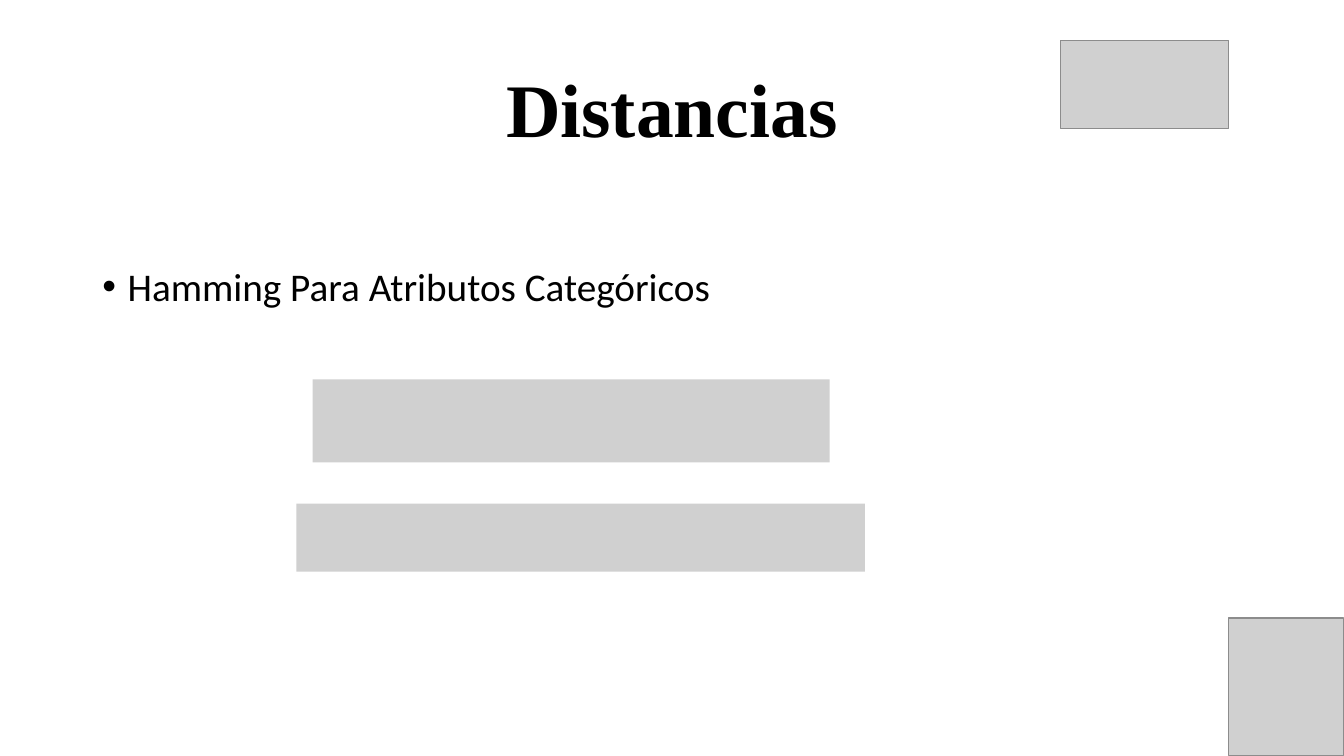
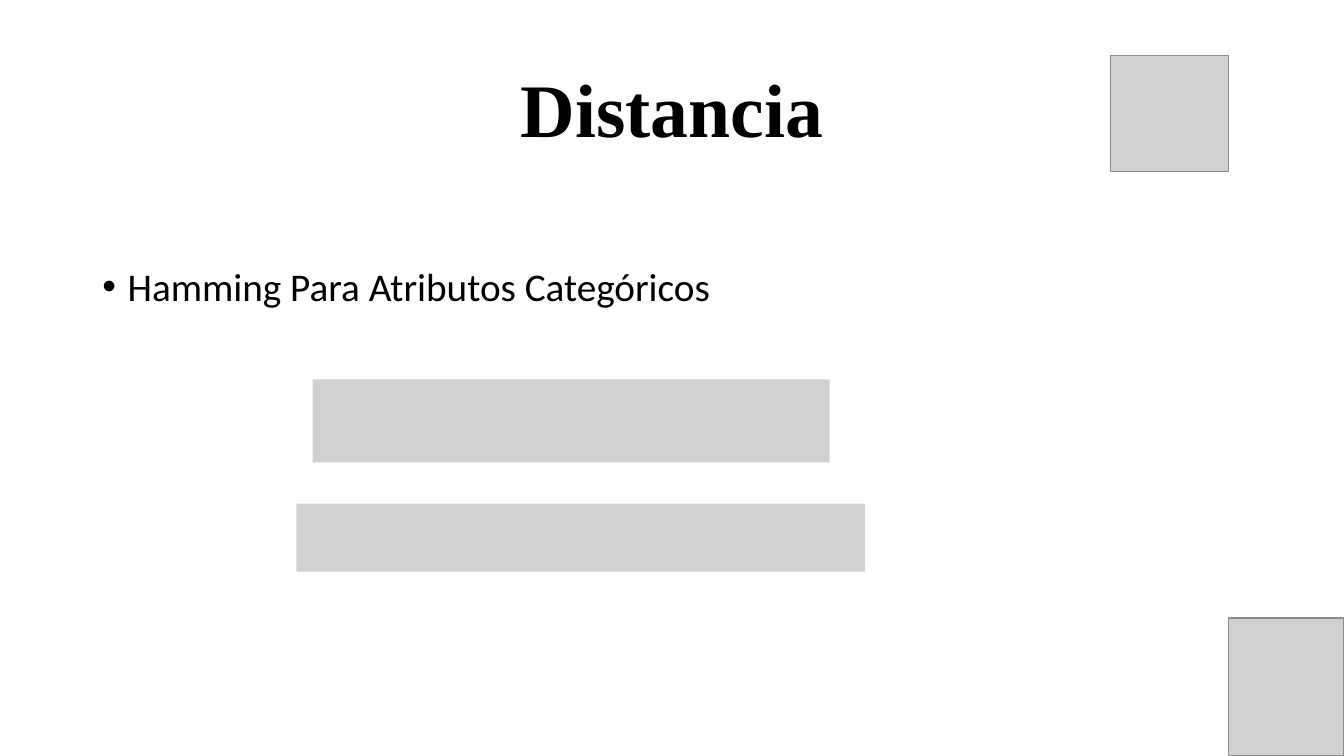
Before and after one commit to RannieryDias/IA_PROJETO, a slide deck: slide 9 of IA_PROJETO/artefatos/Projeto Apresentação.pptx (slide 8 before the commit). Drawn at 1344x756 pixels with LibreOffice and Linux fonts; fonts in the diff are those of the drawing; grey boxes stand for pictures. Boxes give left, top, right and bottom in pixels: in the first picture for what was removed or moved away, otherwise in the second. Text is boxed around its words. In the diff, an @@ line names an element or a change of style, - is before the commit and + after.

```diff
--- a/IA_PROJETO/artefatos/Projeto Apresentação.pptx
+++ b/IA_PROJETO/artefatos/Projeto Apresentação.pptx
@@ picture removed at [1061, 40, 1229, 129] @@
@@ picture added at [1111, 55, 1229, 171] @@
@@ title at [521, 84, 823, 138]: text changed @@
-Distancias
+Distancia
```
Also in this commit, not shown: 5 other slides changed, 7 slides added, 4 slides removed.
